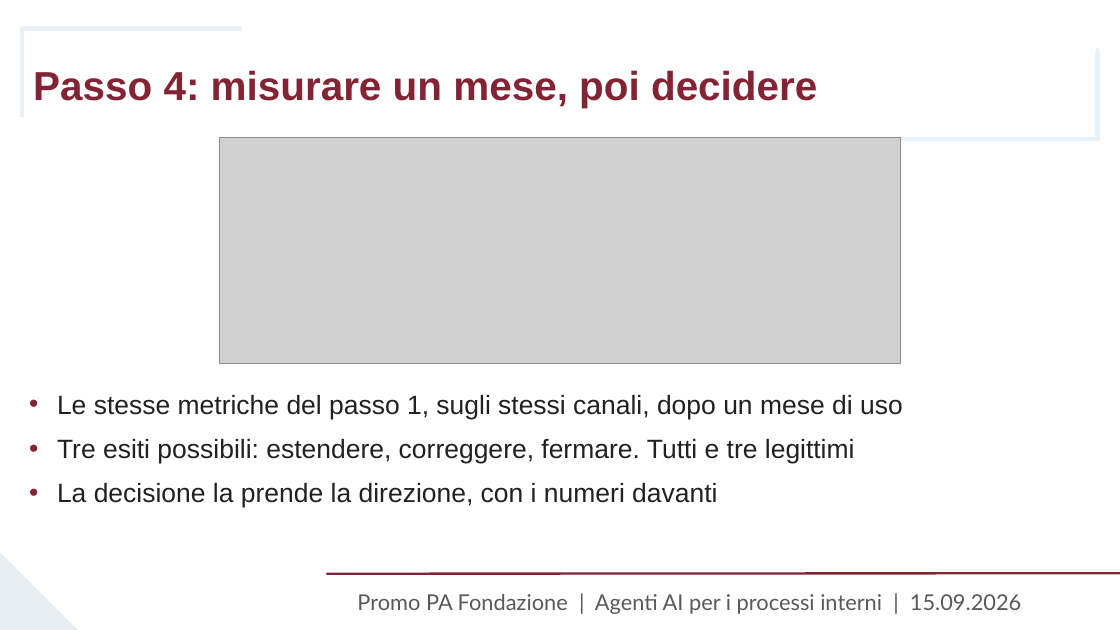
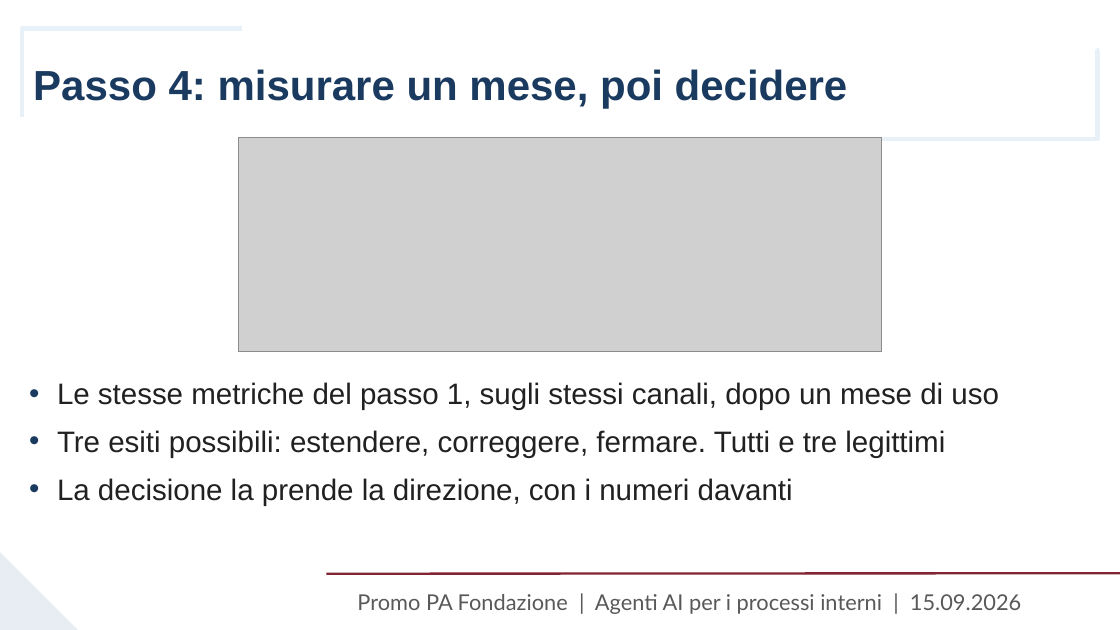
Before and after one commit to fabsilvestri/promopa-agenti-ai, a slide deck: slide 77 of slides/Lezione_15_settembre_Agenti_AI_PromoPA.pptx. Drawn at 1120x630 pixels with LibreOffice and Linux fonts; fonts in the diff are those of the drawing; grey boxes stand for pictures; background and template pictures are left out. Boxes give left, top, right and bottom in pixels: in the first picture for what was removed or moved away, otherwise in the second. Text is boxed around its words. In the diff, an @@ line names an element or a change of style, - is before the commit and + after.

```diff
--- a/slides/Lezione_15_settembre_Agenti_AI_PromoPA.pptx
+++ b/slides/Lezione_15_settembre_Agenti_AI_PromoPA.pptx
@@ title "Passo 4: misurare un mese, ..." at (33,69,848,109): size 26 to 27 pt, text colour #822433 to #1B3A5F @@
@@ picture: place and size @@
-picture at (220,137,900,363)
+picture at (239,137,881,351)
@@ text "Le stesse metriche del passo ...": place and size @@
-text "Le stesse metriche del passo ..." at (57,395,903,508)
+text "Le stesse metriche del passo ..." at (57,382,999,506)
@@ text "Le stesse metriche del passo ..." at (57,382,999,506): size 17 to 19 pt; bullet colour #822433 to #1B3A5F @@
```
Also in this commit, not shown: 88 other slides changed, 20 other files.
